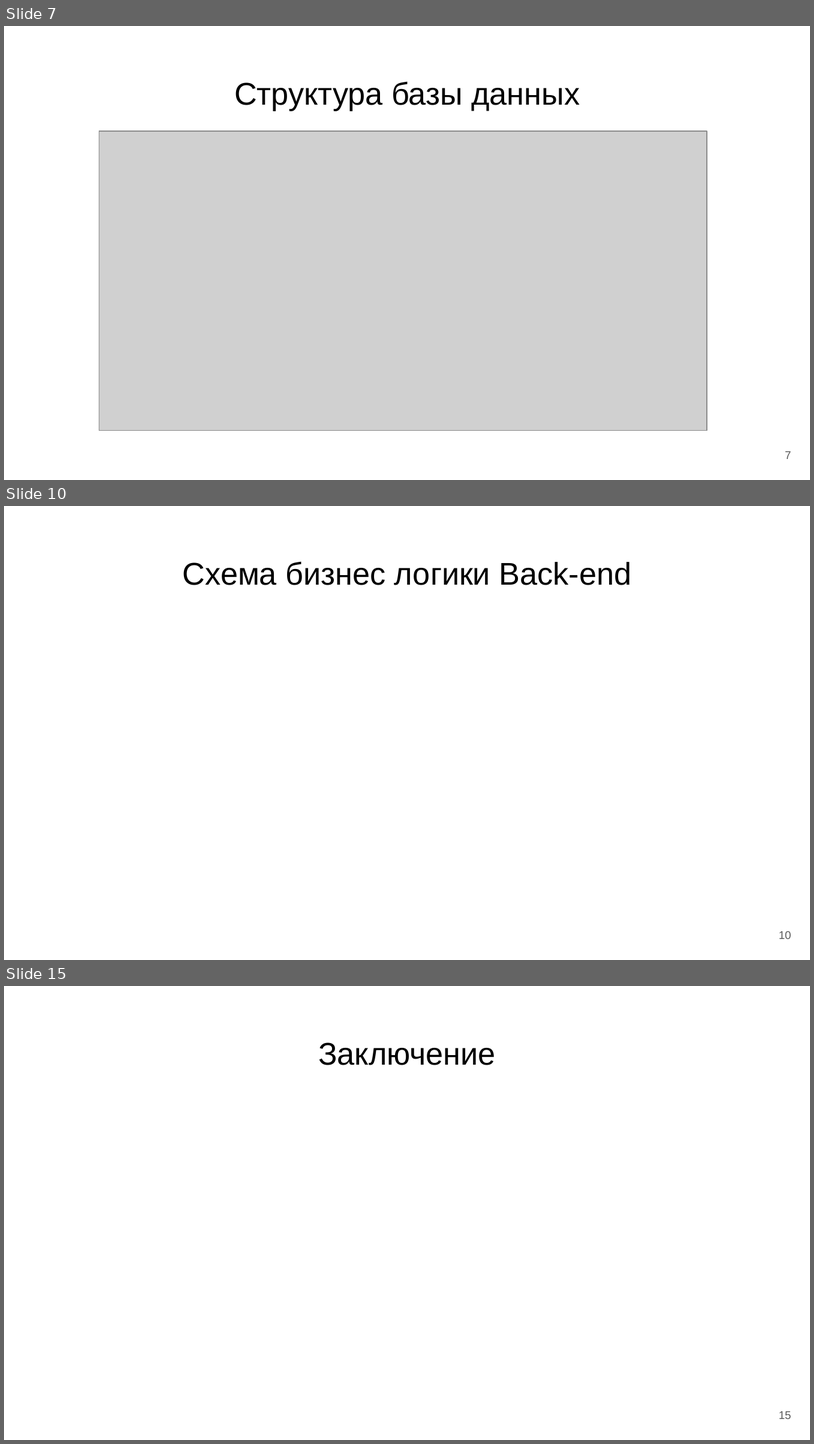
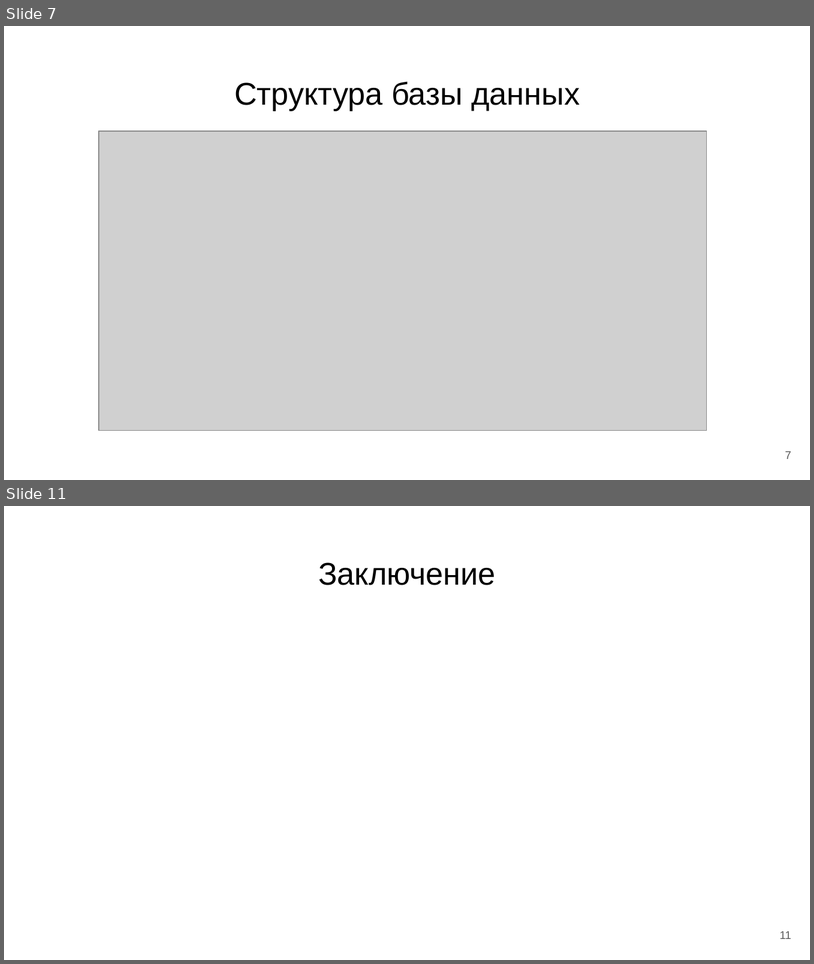
Before and after one commit to ussur/s-mart, a slide deck: s-smart.pptx. Shown one above the other, each under a label of ours: slides 7, 10 and 15 before the commit, slides 7 and 11 after it; the slides between them are not shown. The pictures are 814x1444 and 814x964 pixels, drawn with LibreOffice and Linux fonts; fonts in the diff are those of the drawing; grey boxes stand for pictures. Boxes give left, top, right and bottom in pixels: in the first picture for what was removed or moved away, otherwise in the second. Text is boxed around its words. In the diff, an @@ line names an element or a change of style, - is before the commit and + after.

```diff
--- a/s-smart.pptx
+++ b/s-smart.pptx
@@ slide 10 removed at [4,506,810,960], background #FFFFFF @@
@@ title removed at [183,561,632,585] @@
-Схема бизнес логики Back-end
@@ page number removed at [779,931,792,939] @@
-10
@@ what was slide 15 is now slide 11 @@
@@ page number at [780,931,791,939]: text changed @@
-15
+11
```
Also in this commit, not shown: 4 slides changed, 3 other slides removed, 2 other files.
